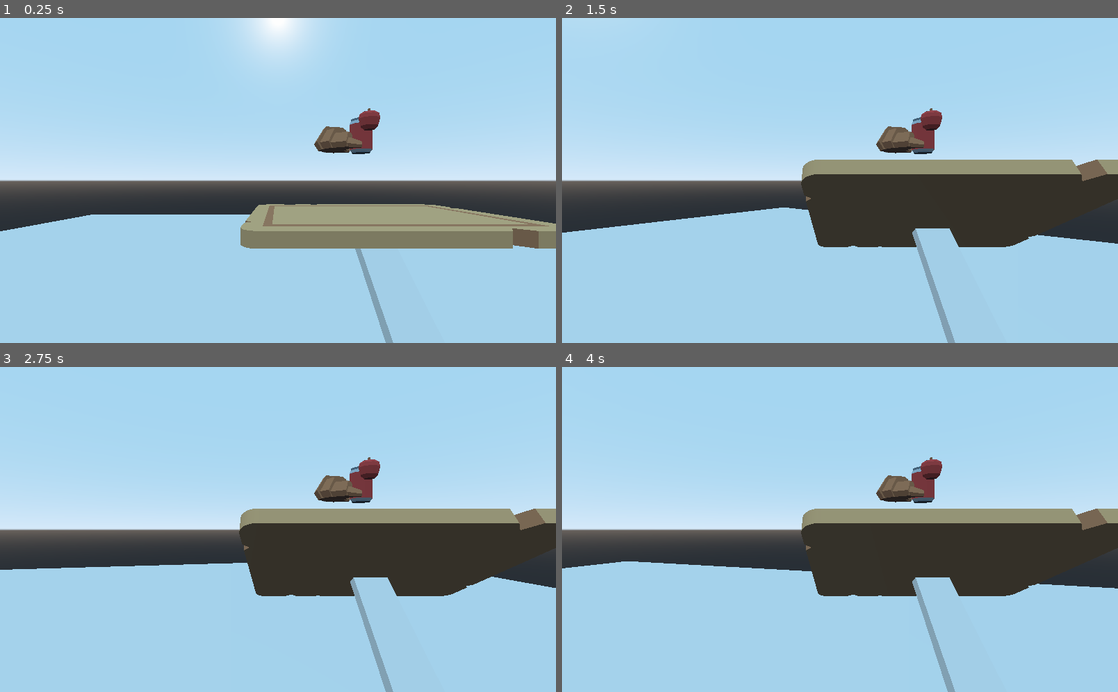
Above: before the commit, frames 1-4 (two rows, left to right).
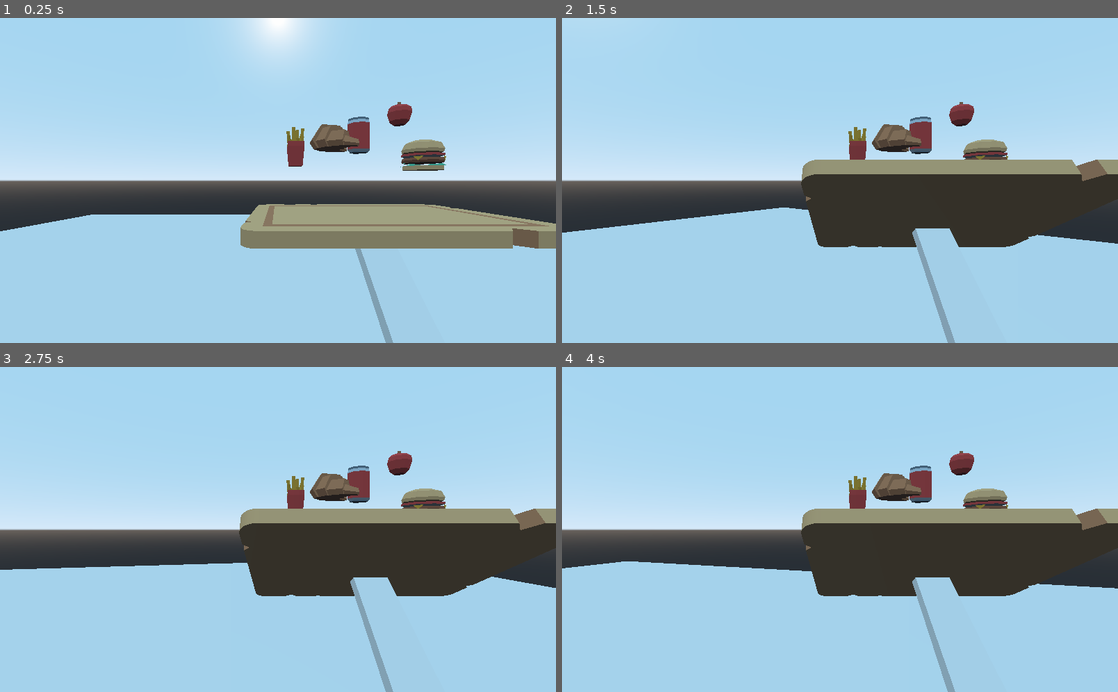
Above: after the commit, the same moments.

Repository: GameJams-butnamealreadytaken/LD49-Poutinegrade
Game: Godot game, scene res://assets/levels/test/test.tscn
The game is run twice, just before and just after one commit, with the same random seed, the same clock (stepped at 60 frames per second) and the same inputs. This scene is started directly instead of the project's main scene.
Inputs:
- Up to frame 1 (0.25 s): no input
- Up to frame 2 (1.5 s): tap Enter at 0.5 s; hold D (rotate_right) 0.53-1.28 s; hold Up (tray_front) 0.53-1.28 s; hold S (move_backward) from 1.28 s (still down); tap Up (tray_front) at 1.35 s
- Up to frame 3 (2.75 s): release S (move_backward) at 2.03 s; hold D (rotate_right) from 2.03 s (still down); hold Up (tray_front) from 2.03 s (still down)
- Up to frame 4 (4 s): release D (rotate_right) at 2.78 s; release Up (tray_front) at 2.78 s; hold Z (move_forward) 2.78-3.53 s; tap Up (tray_front) at 2.85 s; hold Q (rotate_left) from 3.53 s (still down); hold Up (tray_front) from 3.53 s (still down)

The runs differ from the first frame. In frame 1, 1.7% of the frame differs, in the area x 51-81%, y 25-48%; in frame 2, 1.4%; in frame 3, 1.4%; in frame 4, 1.4%.

Commit message:
Added food objects

Diff:
--- /dev/null
+++ b/project/assets/prefabs/objects/food/burger.tscn
@@ -0,0 +1,16 @@
+[gd_scene load_steps=3 format=2]
+
+[ext_resource path="res://assets/models/foodkit/burger.fbx" type="PackedScene" id=1]
+
+[sub_resource type="CylinderShape" id=1]
+
+[node name="Burger" type="Spatial"]
+
+[node name="RigidBody" type="RigidBody" parent="."]
+
+[node name="CollisionShape" type="CollisionShape" parent="RigidBody"]
+transform = Transform( 0.185, 0, 0, 0, 0.146, 0, 0, 0, 0.183, 0, 0, 0 )
+shape = SubResource( 1 )
+
+[node name="burger" parent="RigidBody" instance=ExtResource( 1 )]
+transform = Transform( 1, 0, 0, 0, 1, 0, 0, 0, 1, 0, -0.145578, 0 )
--- /dev/null
+++ b/project/assets/prefabs/objects/food/fries.tscn
@@ -0,0 +1,16 @@
+[gd_scene load_steps=3 format=2]
+
+[ext_resource path="res://assets/models/foodkit/fries.fbx" type="PackedScene" id=1]
+
+[sub_resource type="CylinderShape" id=1]
+
+[node name="Fries" type="Spatial"]
+
+[node name="RigidBody" type="RigidBody" parent="."]
+
+[node name="fries" parent="RigidBody" instance=ExtResource( 1 )]
+transform = Transform( 1, 0, 0, 0, 1, 0, 0, 0, 1, 0, -0.200216, 0 )
+
+[node name="CollisionShape" type="CollisionShape" parent="RigidBody"]
+transform = Transform( 0.102, 0, 0, 0, 0.198, 0, 0, 0, 0.136, 0, 0, 0 )
+shape = SubResource( 1 )
--- a/project/assets/prefabs/tray/tray.tscn
+++ b/project/assets/prefabs/tray/tray.tscn
@@ -1,10 +1,12 @@
-[gd_scene load_steps=8 format=2]
+[gd_scene load_steps=10 format=2]
 
 [ext_resource path="res://assets/prefabs/tray/trayController.gd" type="Script" id=1]
 [ext_resource path="res://assets/prefabs/objects/food/apple.tscn" type="PackedScene" id=2]
 [ext_resource path="res://assets/models/foodkit/cuttingBoard.fbx" type="PackedScene" id=3]
 [ext_resource path="res://assets/prefabs/objects/food/sodaCan.tscn" type="PackedScene" id=4]
+[ext_resource path="res://assets/prefabs/objects/food/burger.tscn" type="PackedScene" id=5]
 [ext_resource path="res://assets/prefabs/objects/food/croissant.tscn" type="PackedScene" id=6]
+[ext_resource path="res://assets/prefabs/objects/food/fries.tscn" type="PackedScene" id=7]
 
 [sub_resource type="BoxShape" id=1]
 
@@ -16,18 +18,19 @@
 transform = Transform( 1, 0, 0, 0, 1, 0, 0, 0, 1, 0, 0.354154, 2.68342 )
 
 [node name="Apple" parent="." instance=ExtResource( 2 )]
-transform = Transform( 1, 0, 0, 0, 1, 0, 0, 0, 1, 0, 0.661509, 0 )
+transform = Transform( 1, 0, 0, 0, 1, 0, 0, 0, 1, 0.182422, 0.661509, 0.173038 )
 
 [node name="SodaCan" parent="." instance=ExtResource( 4 )]
-transform = Transform( 1, 0, 0, 0, 1, 0, 0, 0, 1, -0.00958586, 0.554863, -0.188009 )
+transform = Transform( 1, 0, 0, 0, 1, 0, 0, 0, 1, -0.0368052, 0.554863, -0.172671 )
 
 [node name="Croissant" parent="." instance=ExtResource( 6 )]
-transform = Transform( 1, 0, 0, 0, 1, 0, 0, 0, 1, -0.328215, 0.478973, 0.0721218 )
+transform = Transform( 1, 0, 0, 0, 1, 0, 0, 0, 1, -0.378157, 0.478973, 0.150447 )
 
 [node name="KineBody_arm" type="KinematicBody" parent="."]
 transform = Transform( 1, 0, 0, 0, 0.807074, -0.590451, 0, 0.590451, 0.807074, 0, -0.685075, 0.443 )
 
 [node name="Arm" type="CSGBox" parent="KineBody_arm"]
+transform = Transform( 1, 0, 0, 0, 1, 2.98023e-08, 0, -2.98023e-08, 1, 0, 0, 0 )
 width = 0.303
 height = 0.111
 depth = 1.199
@@ -47,3 +50,9 @@
 
 [node name="cuttingBoard" parent="RigidBody_tray" instance=ExtResource( 3 )]
 transform = Transform( -1.1365e-07, 0, 2.6, 0, 2.6, 0, -2.6, 0, -1.1365e-07, 0, -0.282128, 0 )
+
+[node name="Burger" parent="." instance=ExtResource( 5 )]
+transform = Transform( 1, 0, 0, 0, 1, 0, 0, 0, 1, 0.583169, 0.362098, -0.168288 )
+
+[node name="Fries" parent="." instance=ExtResource( 7 )]
+transform = Transform( 1, 0, 0, 0, 1, 0, 0, 0, 1, -0.653055, 0.460883, -0.242189 )
--- a/project/project.godot
+++ b/project/project.godot
@@ -27,13 +27,12 @@
 "events": [ Object(InputEventKey,"resource_local_to_scene":false,"resource_name":"","device":0,"alt":false,"shift":false,"control":false,"meta":false,"command":false,"pressed":false,"scancode":83,"unicode":0,"echo":false,"script":null)
  ]
 }
-rotate_left={
+move_left={
 "deadzone": 0.5,
 "events": [ Object(InputEventKey,"resource_local_to_scene":false,"resource_name":"","device":0,"alt":false,"shift":false,"control":false,"meta":false,"command":false,"pressed":false,"scancode":81,"unicode":0,"echo":false,"script":null)
-, Object(InputEventKey,"resource_local_to_scene":false,"resource_name":"","device":0,"alt":false,"shift":false,"control":false,"meta":false,"command":false,"pressed":false,"scancode":65,"unicode":0,"echo":false,"script":null)
  ]
 }
-rotate_right={
+move_right={
 "deadzone": 0.5,
 "events": [ Object(InputEventKey,"resource_local_to_scene":false,"resource_name":"","device":0,"alt":false,"shift":false,"control":false,"meta":false,"command":false,"pressed":false,"scancode":68,"unicode":0,"echo":false,"script":null)
  ]
@@ -63,6 +62,17 @@
 "events": [ Object(InputEventKey,"resource_local_to_scene":false,"resource_name":"","device":0,"alt":false,"shift":false,"control":false,"meta":false,"command":false,"pressed":false,"scancode":82,"unicode":0,"echo":false,"script":null)
  ]
 }
+rotate_left={
+"deadzone": 0.5,
+"events": [ Object(InputEventKey,"resource_local_to_scene":false,"resource_name":"","device":0,"alt":false,"shift":false,"control":false,"meta":false,"command":false,"pressed":false,"scancode":81,"unicode":0,"echo":false,"script":null)
+, Object(InputEventKey,"resource_local_to_scene":false,"resource_name":"","device":0,"alt":false,"shift":false,"control":false,"meta":false,"command":false,"pressed":false,"scancode":65,"unicode":0,"echo":false,"script":null)
+ ]
+}
+rotate_right={
+"deadzone": 0.5,
+"events": [ Object(InputEventKey,"resource_local_to_scene":false,"resource_name":"","device":0,"alt":false,"shift":false,"control":false,"meta":false,"command":false,"pressed":false,"scancode":68,"unicode":0,"echo":false,"script":null)
+ ]
+}
 
 [physics]
 
